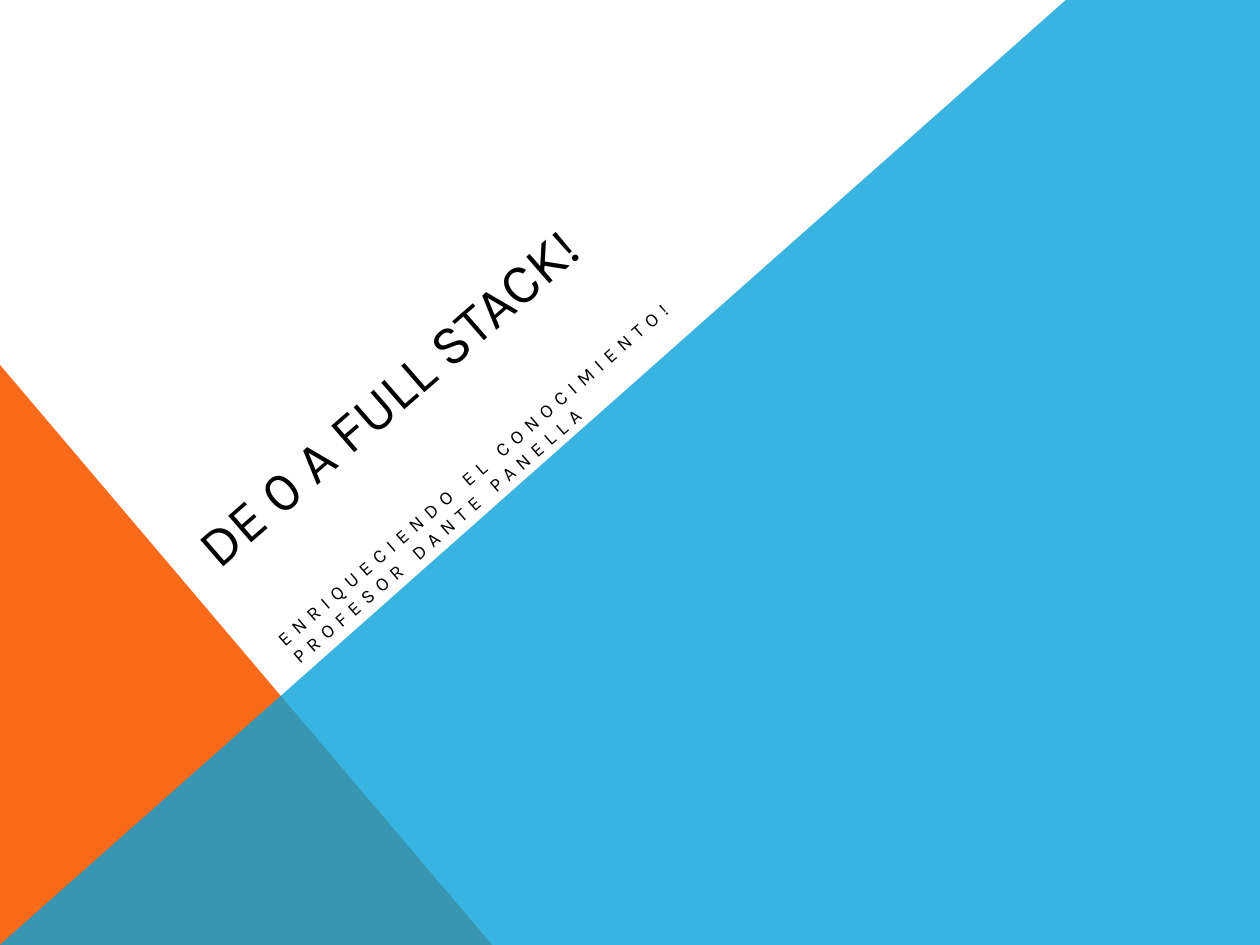
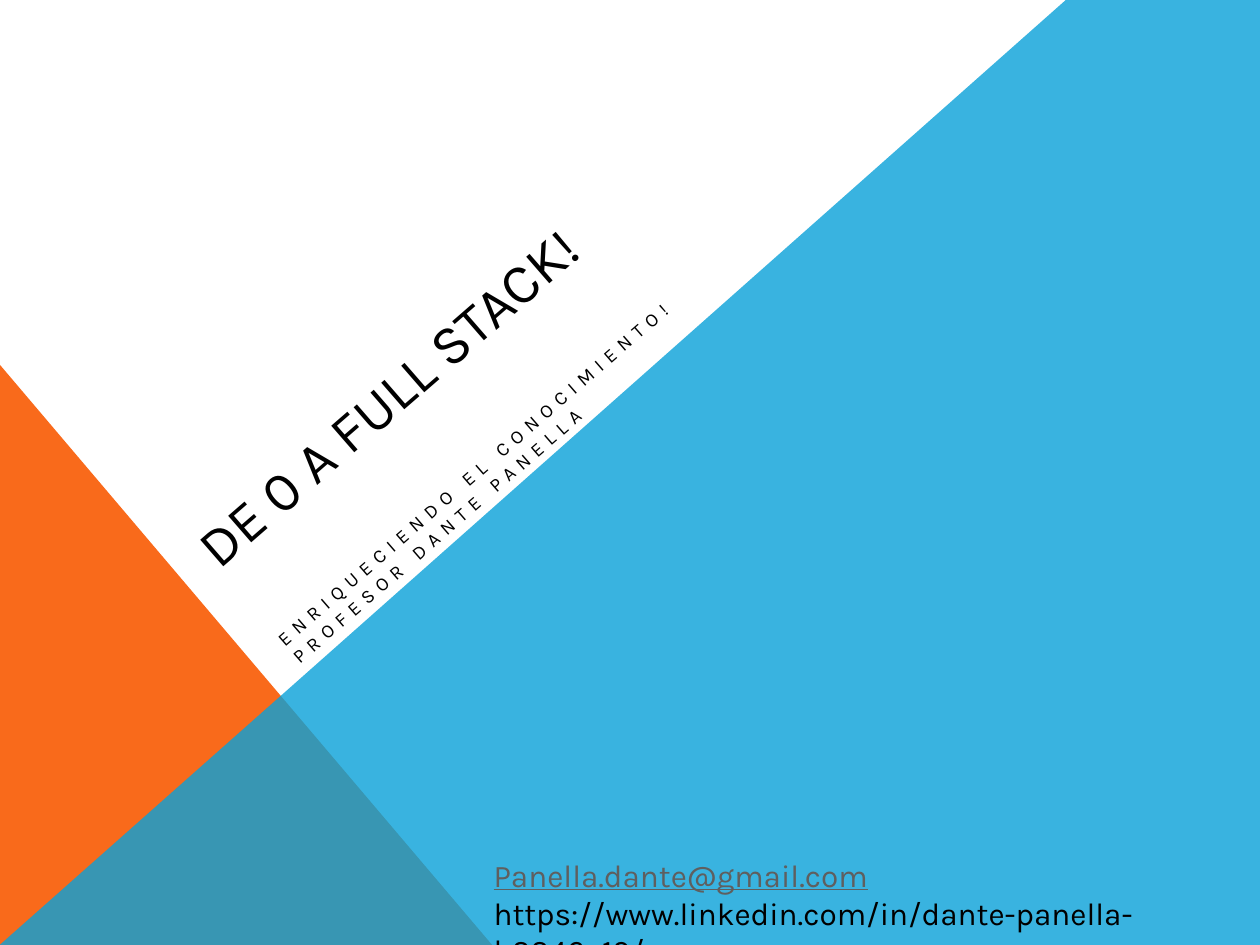
Before and after one commit to codigo-code/fullstack, a slide deck: slide 1 of De 0 a full stack!.pptx. Drawn at 1260x945 pixels with LibreOffice and Linux fonts; fonts in the diff are those of the drawing. Boxes give left, top, right and bottom in pixels: in the first picture for what was removed or moved away, otherwise in the second. Text is boxed around its words. In the diff, an @@ line names an element or a change of style, - is before the commit and + after.

```diff
--- a/De 0 a full stack!.pptx
+++ b/De 0 a full stack!.pptx
@@ text added at bbox=[494, 865, 1133, 933], 18 pt, text #000000 @@
+Panella.dante@gmail.com
+https://www.linkedin.com/in/dante-panella-b3346a19/
```
Also in this commit, not shown: 2 other slides changed, 3 slides added.
